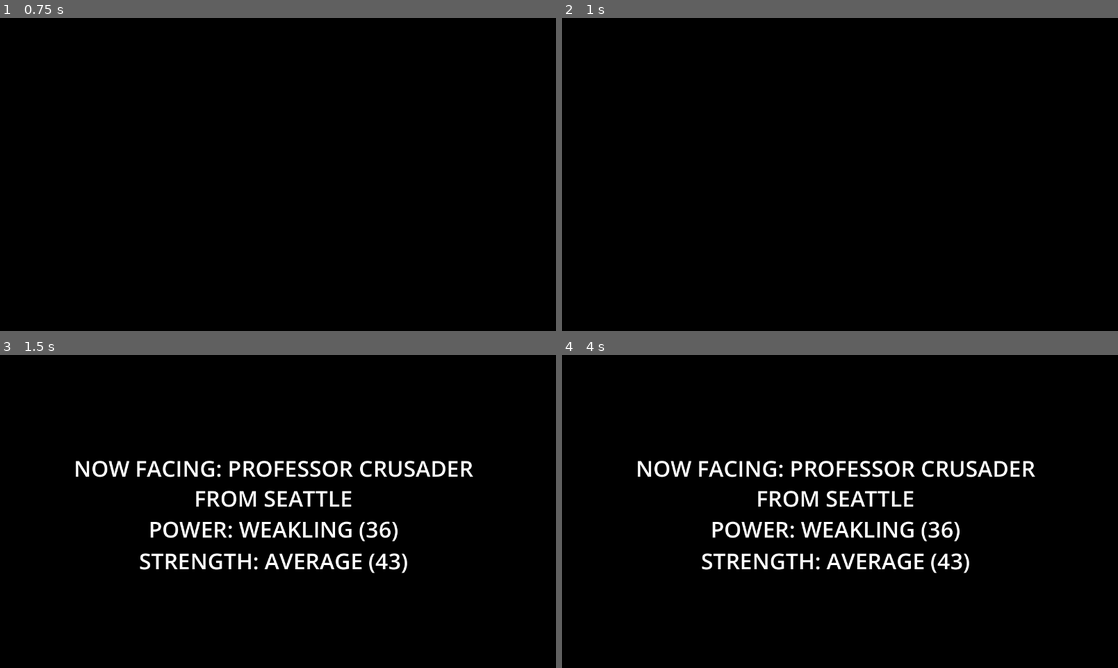
Above: before the commit, frames 1-4 (two rows, left to right).
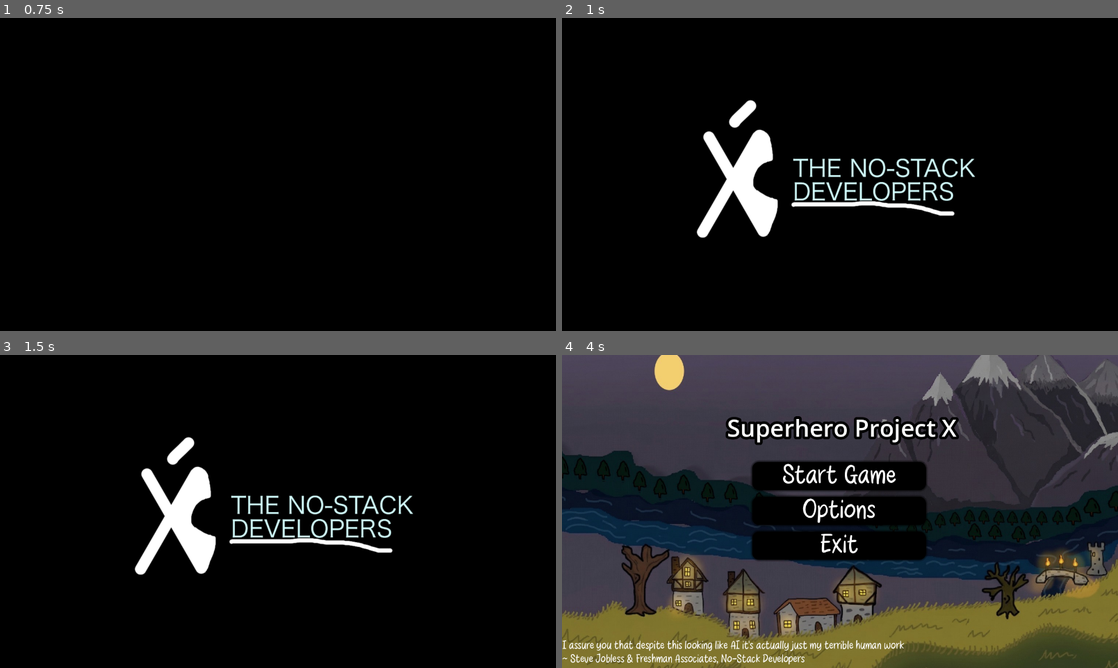
Above: after the commit, the same moments.

Repository: kryscw/Superhero-Project-X
Game: Godot game, scene res://Scenes/splash.tscn
Same seed, same stepped clock (60 frames per second), same inputs: the game is played once before the commit and once after it. Before the commit the project starts from res://Scenes/main.tscn.
Inputs (mouse positions are in pixels of both pictures, inside the frame that each line leads up to):
- Up to frame 1 (0.75 s): tap Enter at 0.5 s; move the mouse to (400, 158) at 0.52 s; hold D (right) from 0.53 s (still down); right-click (400, 158) at 0.6 s
- Up to frame 2 (1 s): keep holding D (right); tap Space (jump) at 0.77 s; click (962, 158) at 0.8 s
- Up to frame 3 (1.5 s): keep holding D (right); tap Space (jump) at 1.07, 1.25 s; move the mouse to (166, 527) at 1.27 s; click (166, 527) at 1.35 s
- Up to frame 4 (4 s): tap Space (jump) at 1.52, 1.55, 1.82, 2.1, 2.75, 3.02, 3.32, 3.77, 3.8 s; tap Enter at 2 s; move the mouse to (895, 442) at 2.02 s; release D (right) at 2.03 s; hold A (left) 2.03-2.78 s; click (895, 442) at 2.17 s; right-click (895, 442) at 2.3 s; move the mouse to (812, 574) at 2.77 s; hold D (right) from 2.78 s (still down); right-click (812, 574) at 2.85 s; click (812, 574) at 3.05 s; move the mouse to (1006, 558) at 3.52 s; click (1006, 558) at 3.6 s

Frame 1 is identical in both runs. In frame 2, 4.5% of the frame differs, in the area x 24-75%, y 26-71%; in frame 3, 7.8%; in frame 4, 89%, in the area x 0-100%, y 0-100%.

Commit message:
Final commit please work I hope this is good :)

Diff:
--- a/Main-Menu.gd
+++ b/Main-Menu.gd
@@ -20,3 +20,7 @@
 func _on_button_3_pressed() -> void:
 	get_tree().quit()
 	pass # Replace with function body.
+
+
+func _on_options_pressed() -> void:
+	$Settings.show()
--- a/Main_Menu.tscn
+++ b/Main_Menu.tscn
@@ -4,6 +4,8 @@
 [ext_resource type="Texture2D" uid="uid://cfg1n0hpr7m8f" path="res://Sprites/BA6EC9D5-308B-45D1-A2D4-69DAC48CC063.jpeg" id="2_dnfjo"]
 [ext_resource type="FontFile" uid="uid://bu4086b28uott" path="res://Fonts/Light Stories.ttf" id="2_gtid3"]
 [ext_resource type="AudioStream" uid="uid://c22vqxbdjpx4p" path="res://Audio/computerBG.mp3" id="2_wugcc"]
+[ext_resource type="Script" uid="uid://bysxjb02o1hve" path="res://settings.gd" id="5_257up"]
+[ext_resource type="Script" uid="uid://0mfgj1cmknxa" path="res://keybindButton.gd" id="6_3mro0"]
 
 [sub_resource type="StyleBoxFlat" id="StyleBoxFlat_wtjmy"]
 bg_color = Color(0, 0, 0, 1)
@@ -55,6 +57,14 @@
 text = "Start Game
 "
 
+[node name="Options" type="Button" parent="VBoxContainer" unique_id=2133876181]
+layout_mode = 2
+theme_override_colors/font_color = Color(1, 1, 1, 1)
+theme_override_fonts/font = ExtResource("2_gtid3")
+theme_override_font_sizes/font_size = 60
+theme_override_styles/normal = SubResource("StyleBoxFlat_wtjmy")
+text = "Options"
+
 [node name="Button3" type="Button" parent="VBoxContainer" unique_id=1595283801]
 layout_mode = 2
 theme_override_colors/font_color = Color(1, 1, 1, 1)
@@ -102,10 +112,10 @@
 
 [node name="ColorRect" type="ColorRect" parent="." unique_id=836797235]
 layout_mode = 0
-offset_left = 392.0
-offset_top = 429.0
-offset_right = 889.0
-offset_bottom = 618.0
+offset_left = 1412.0
+offset_top = 718.0
+offset_right = 1909.0
+offset_bottom = 907.0
 color = Color(0, 0, 0, 1)
 
 [node name="Label" type="Label" parent="ColorRect" unique_id=495224364]
@@ -124,5 +134,150 @@
 horizontal_alignment = 1
 vertical_alignment = 1
 
+[node name="Settings" type="ColorRect" parent="." unique_id=506001177]
+visible = false
+layout_mode = 0
+offset_left = 428.0
+offset_top = 182.0
+offset_right = 834.0
+offset_bottom = 577.0
+pivot_offset_ratio = Vector2(0.5, 0.5)
+color = Color(0.69342947, 0.6934295, 0.69342947, 1)
+script = ExtResource("5_257up")
+
+[node name="Label2" type="Label" parent="Settings" unique_id=1955087436]
+layout_mode = 0
+offset_left = 117.0
+offset_top = 78.0
+offset_right = 235.0
+offset_bottom = 101.0
+theme_override_constants/outline_size = 13
+text = "Keybindings"
+
+[node name="leftLabel" type="Label" parent="Settings" unique_id=1479490693]
+layout_mode = 0
+offset_left = 117.0
+offset_top = 112.0
+offset_right = 235.0
+offset_bottom = 135.0
+theme_override_constants/outline_size = 13
+text = "Left"
+
+[node name="rightLabel" type="Label" parent="Settings" unique_id=1285670491]
+layout_mode = 0
+offset_left = 117.0
+offset_top = 145.0
+offset_right = 235.0
+offset_bottom = 168.0
+theme_override_constants/outline_size = 13
+text = "Right"
+
+[node name="jumpLabel" type="Label" parent="Settings" unique_id=592843811]
+layout_mode = 0
+offset_left = 117.0
+offset_top = 181.0
+offset_right = 235.0
+offset_bottom = 204.0
+theme_override_constants/outline_size = 13
+text = "Jump"
+
+[node name="dashLabel" type="Label" parent="Settings" unique_id=1904894299]
+layout_mode = 0
+offset_left = 117.0
+offset_top = 216.0
+offset_right = 235.0
+offset_bottom = 239.0
+theme_override_constants/outline_size = 13
+text = "Dash"
+
+[node name="shootLabel" type="Label" parent="Settings" unique_id=1572340325]
+layout_mode = 0
+offset_left = 117.0
+offset_top = 248.0
+offset_right = 235.0
+offset_bottom = 271.0
+theme_override_constants/outline_size = 13
+text = "Shoot"
+
+[node name="leftButton" type="Button" parent="Settings" unique_id=528503907 node_paths=PackedStringArray("label") groups=["hotkey_button"]]
+layout_mode = 0
+offset_left = 191.0
+offset_top = 108.0
+offset_right = 286.0
+offset_bottom = 139.0
+theme_override_constants/outline_size = 15
+toggle_mode = true
+text = "A"
+script = ExtResource("6_3mro0")
+label = NodePath("../leftLabel")
+
+[node name="rightButton" type="Button" parent="Settings" unique_id=398454787 node_paths=PackedStringArray("label") groups=["hotkey_button"]]
+layout_mode = 0
+offset_left = 191.0
+offset_top = 142.0
+offset_right = 286.0
+offset_bottom = 173.0
+theme_override_constants/outline_size = 15
+toggle_mode = true
+text = "D"
+script = ExtResource("6_3mro0")
+label = NodePath("../rightLabel")
+action_name = "right"
+
+[node name="jumpButton" type="Button" parent="Settings" unique_id=459487594 node_paths=PackedStringArray("label") groups=["hotkey_button"]]
+layout_mode = 0
+offset_left = 191.0
+offset_top = 178.0
+offset_right = 286.0
+offset_bottom = 209.0
+theme_override_constants/outline_size = 15
+toggle_mode = true
+text = "SPACE"
+script = ExtResource("6_3mro0")
+label = NodePath("../jumpLabel")
+action_name = "jump"
+
+[node name="dashButton" type="Button" parent="Settings" unique_id=1343409942 node_paths=PackedStringArray("label") groups=["hotkey_button"]]
+layout_mode = 0
+offset_left = 191.0
+offset_top = 212.0
+offset_right = 286.0
+offset_bottom = 243.0
+theme_override_constants/outline_size = 15
+toggle_mode = true
+text = "C"
+script = ExtResource("6_3mro0")
+label = NodePath("../dashLabel")
+action_name = "dash"
+
+[node name="shootButton" type="Button" parent="Settings" unique_id=1186801937 node_paths=PackedStringArray("label") groups=["hotkey_button"]]
+layout_mode = 0
+offset_left = 191.0
+offset_top = 246.0
+offset_right = 286.0
+offset_bottom = 277.0
+theme_override_constants/outline_size = 15
+toggle_mode = true
+text = "MOUSE1"
+script = ExtResource("6_3mro0")
+label = NodePath("../shootLabel")
+action_name = "shoot"
+
+[node name="exitButton" type="Button" parent="Settings" unique_id=197474294]
+layout_mode = 0
+offset_left = 14.0
+offset_top = 350.0
+offset_right = 130.0
+offset_bottom = 381.0
+theme_override_constants/outline_size = 15
+text = "EXIT OPTIONS"
+
 [connection signal="pressed" from="VBoxContainer/Button" to="." method="_on_button_pressed"]
+[connection signal="pressed" from="VBoxContainer/Options" to="." method="_on_options_pressed"]
 [connection signal="pressed" from="VBoxContainer/Button3" to="." method="_on_button_3_pressed"]
+[connection signal="toggled" from="Settings/leftButton" to="Settings/leftButton" method="_on_toggled"]
+[connection signal="toggled" from="Settings/rightButton" to="Settings/rightButton" method="_on_toggled"]
+[connection signal="toggled" from="Settings/jumpButton" to="Settings/jumpButton" method="_on_toggled"]
+[connection signal="toggled" from="Settings/dashButton" to="Settings/dashButton" method="_on_toggled"]
+[connection signal="toggled" from="Settings/shootButton" to="Settings/shootButton" method="_on_toggled"]
+[connection signal="pressed" from="Settings/exitButton" to="Settings" method="_on_exit_button_pressed"]
--- a/Scenes/enemy.gd
+++ b/Scenes/enemy.gd
@@ -73,6 +73,7 @@
 var enemy_index = 0
 
 func makeBullet():
+	if player == null: return
 	print("BULLETE")
 	var x = bullet.instantiate()
 	x.global_position = self.global_position
@@ -133,7 +134,7 @@
 	get_tree().current_scene.announceReady()
 
 	print(power)
-	maxHealth = remap(power, 0, 30, 300, 600)
+	maxHealth = remap(power, 0, 30, 200, 400)
 	health = maxHealth
 	print(strength)
-	damageDealing = remap(strength, 0, 30, 5, 20)
+	damageDealing = remap(strength, 0, 30, 5, 15)
--- a/Scenes/main.gd
+++ b/Scenes/main.gd
@@ -4,11 +4,14 @@
 
 @onready var cam = $Camera2D
 
+var villainsDefeated = 0
+
 func _ready():
 	$CanvasLayer/AnimationPlayer.play("FadeIn")
 	await $CanvasLayer/AnimationPlayer.animation_finished
 	gameStarted = true
 	$Enemy.begin()
+	$Music.play()
 
 func announceReady():
 
@@ -32,9 +35,15 @@
 func win():
 	$Die.play()
 	print("yo it's the main script here... you WON!?!?!?!?!?")
-	$CanvasLayer/ThreeChoices.show()
+	if villainsDefeated == 2:
+		$CanvasLayer/WinDialog.show()
+		$Player.health = 100
+	else:
+		$CanvasLayer/ThreeChoices.show()
+
 
 func restartGame():
+	villainsDefeated += 1
 	$CanvasLayer/ThreeChoices.hide()
 	gameStarted = false
 	var x = load("res://Scenes/Enemy.tscn").instantiate()
@@ -71,3 +80,12 @@
 
 func _on_menu_pressed() -> void:
 	get_tree().change_scene_to_file("res://Main_Menu.tscn")
+
+
+func _on_yes_pressed() -> void:
+	restartGame()
+
+
+
+func _on_no_pressed() -> void:
+	get_tree().change_scene_to_file("res://Main_Menu.tscn")
--- a/Scenes/main.tscn
+++ b/Scenes/main.tscn
@@ -13,6 +13,7 @@
 [ext_resource type="Script" uid="uid://dcghptghbboxo" path="res://Scenes/color_rect_2.gd" id="10_fdnlq"]
 [ext_resource type="FontFile" uid="uid://bu4086b28uott" path="res://Fonts/Light Stories.ttf" id="11_6iyac"]
 [ext_resource type="Script" uid="uid://bdpeh7vjwjseh" path="res://Scenes/ShakyCam.gd" id="11_d1ilt"]
+[ext_resource type="AudioStream" uid="uid://dxsjx7irlnoao" path="res://Audio/I need a new song_4.mp3" id="14_jkdf5"]
 
 [sub_resource type="Gradient" id="Gradient_21xkr"]
 offsets = PackedFloat32Array(0, 0.51229507)
@@ -447,9 +448,44 @@
 theme_override_font_sizes/font_size = 43
 text = "Back to Menu"
 
+[node name="WinDialog" type="Node2D" parent="CanvasLayer" unique_id=1056445843]
+visible = false
+
+[node name="Label" type="Label" parent="CanvasLayer/WinDialog" unique_id=1903118891]
+offset_left = 368.0
+offset_top = 181.0
+offset_right = 919.0
+offset_bottom = 310.0
+theme_override_fonts/font = ExtResource("11_6iyac")
+theme_override_font_sizes/font_size = 38
+text = "You defeated three villains and you win!
+Would you like to continue?"
+horizontal_alignment = 1
+vertical_alignment = 1
+
+[node name="Yes" type="Button" parent="CanvasLayer/WinDialog" unique_id=2034107392]
+offset_left = 675.0
+offset_top = 333.0
+offset_right = 734.0
+offset_bottom = 385.0
+theme_override_font_sizes/font_size = 31
+text = "Yes"
+
+[node name="No" type="Button" parent="CanvasLayer/WinDialog" unique_id=622943485]
+offset_left = 545.0
+offset_top = 334.0
+offset_right = 604.0
+offset_bottom = 386.0
+theme_override_font_sizes/font_size = 31
+text = "No"
+
 [node name="Camera2D" type="Camera2D" parent="." unique_id=823699219]
 position = Vector2(642, 360)
 script = ExtResource("11_d1ilt")
+
+[node name="Music" type="AudioStreamPlayer" parent="." unique_id=2022593801]
+stream = ExtResource("14_jkdf5")
+volume_db = -15.0
 
 [connection signal="timeout" from="Player/CanvasLayer/dashTimer" to="Player" method="_on_dash_timer_timeout"]
 [connection signal="timeout" from="Player/weaponRot/countdownTimer" to="Player/weaponRot" method="_on_countdown_timer_timeout"]
@@ -461,3 +497,5 @@
 [connection signal="pressed" from="CanvasLayer/ThreeChoices/CenterContainer/HBoxContainer/damageUpgrade" to="." method="_on_damage_upgrade_pressed"]
 [connection signal="pressed" from="CanvasLayer/deathbeUponYe/restart" to="." method="_on_restart_pressed"]
 [connection signal="pressed" from="CanvasLayer/deathbeUponYe/menu" to="." method="_on_menu_pressed"]
+[connection signal="pressed" from="CanvasLayer/WinDialog/Yes" to="." method="_on_yes_pressed"]
+[connection signal="pressed" from="CanvasLayer/WinDialog/No" to="." method="_on_no_pressed"]
--- /dev/null
+++ b/keybindButton.gd
@@ -0,0 +1,67 @@
+extends Button
+
+@export var label: Label
+
+@export var action_name : String = "left"
+
+func _ready():
+	set_process_unhandled_key_input(false)
+	set_action_name()
+	set_text_for_key()
+
+func set_action_name():
+	label.text = "Unassigned"
+
+	match action_name:
+		"left":
+			label.text = "Left"
+		"right":
+			label.text = "Right"
+		"jump":
+			label.text = "Jump"
+		"shoot":
+			label.text = "Shoot"
+		"dash":
+			label.text = "Dash"
+
+func set_text_for_key() -> void:
+	var action_events = InputMap.action_get_events(action_name)
+
+	if action_events.size() > 0:
+		var action_event = action_events[0]
+		if action_event is InputEventKey:
+			var action_keycode = OS.get_keycode_string(action_event.physical_keycode)
+			text = "%s" % action_keycode
+		elif action_event is InputEventMouseButton:
+			text = "Mouse Button %d" % action_event.button_index
+		else:
+			text = "Unsupported Input"
+	else:
+		text = "No Input Event"
+
+func _on_toggled(toggled_on: bool) -> void:
+	if toggled_on:
+		text = "Listening"
+		set_process_unhandled_key_input(toggled_on)
+
+	#	for i in get_tree().get_nodes_in_group("hotkey_button"):
+	#		if i.action_name != self.action_name:
+	#			i.toggle_mode = false
+		#		i.set_process_unhandled_key_input(false)
+	else:
+		#for i in get_tree().get_nodes_in_group("hotkey_button"):
+		#	if i.action_name != self.action_name:
+		#		i.toggle_mode = false
+		#		i.set_process_unhandled_key_input(false)
+		set_text_for_key()
+
+func _unhandled_key_input(event: InputEvent) -> void:
+	rebind_action_key(event)
+	button_pressed = false
+
+func rebind_action_key(event):
+	InputMap.action_erase_events(action_name)
+	InputMap.action_add_event(action_name, event)
+	set_process_unhandled_key_input(false)
+	set_text_for_key()
+	set_action_name()
--- a/project.godot
+++ b/project.godot
@@ -11,7 +11,7 @@
 [application]
 
 config/name="SuperheroProjectX"
-run/main_scene="uid://dht3s2whll8jk"
+run/main_scene="uid://db4o0hsdrbp17"
 config/features=PackedStringArray("4.6", "Forward Plus")
 config/icon="res://icon.svg"
 
--- /dev/null
+++ b/settings.gd
@@ -0,0 +1,5 @@
+extends ColorRect
+
+
+func _on_exit_button_pressed() -> void:
+	hide()
Not shown, added: Audio/I need a new song_4.mp3.import
Not shown, added: keybindButton.gd.uid
Not shown, added: settings.gd.uid
Not shown, added: Audio/I need a new song_4.mp3
